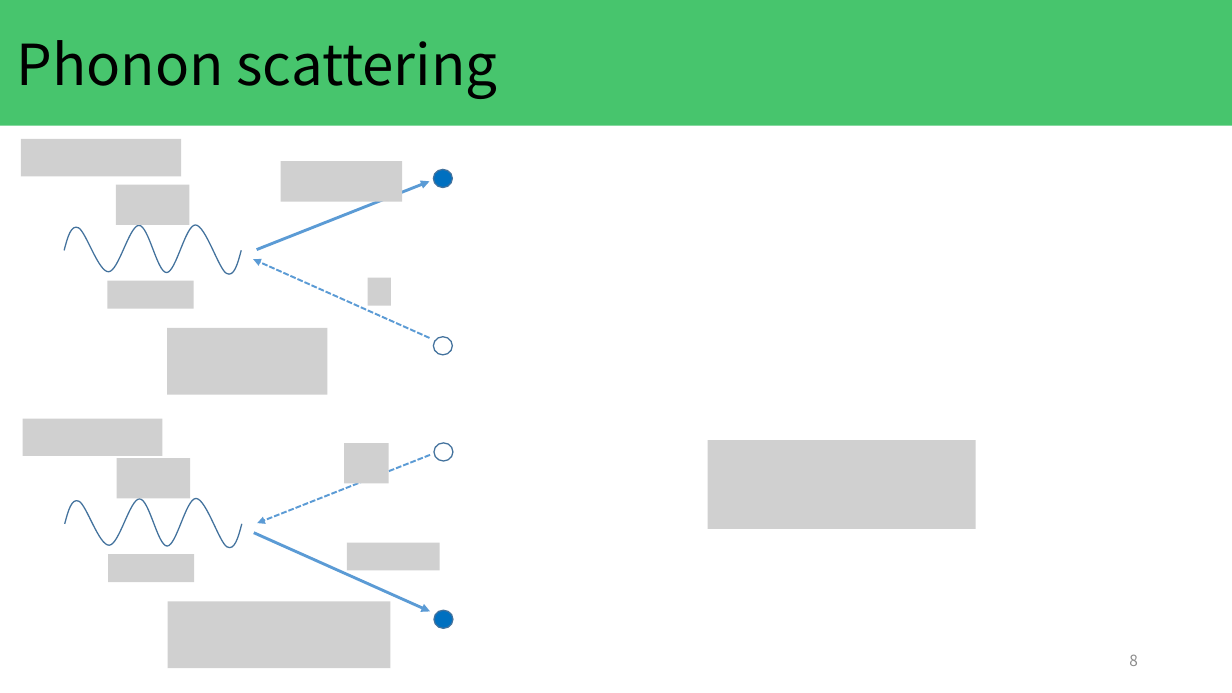
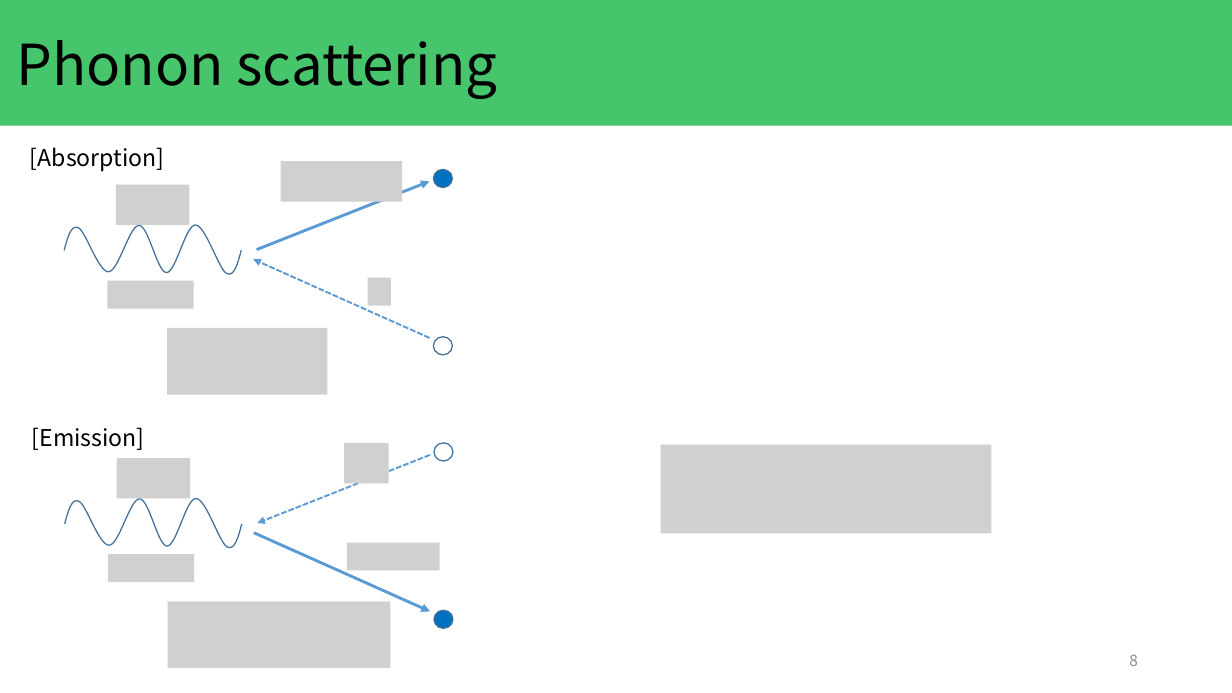
Before and after one commit to KeitoKubo/MonteCarlo-simulation-with-Fermi-degeneracy, a slide deck: slide 8 of presentation/kubo_20231129.pptx. Drawn at 1232x693 pixels with LibreOffice and Linux fonts; fonts in the diff are those of the drawing; grey boxes stand for pictures. Boxes give left, top, right and bottom in pixels: in the first picture for what was removed or moved away, otherwise in the second. Text is boxed around its words. In the diff, an @@ line names an element or a change of style, - is before the commit and + after.

```diff
--- a/presentation/kubo_20231129.pptx
+++ b/presentation/kubo_20231129.pptx
@@ picture removed at bbox=[21, 139, 182, 176] @@
@@ text added at bbox=[30, 147, 165, 172], 18 pt, text #000000 @@
+[Absorption]
@@ picture removed at bbox=[23, 419, 163, 456] @@
@@ text added at bbox=[32, 427, 145, 450], 18 pt, text #000000 @@
+[Emission]
@@ picture: place and size @@
-picture at bbox=[708, 440, 976, 529]
+picture at bbox=[661, 445, 992, 533]
```
Also in this commit, not shown: 3 other slides changed, 1 slide added, 1 other file.
